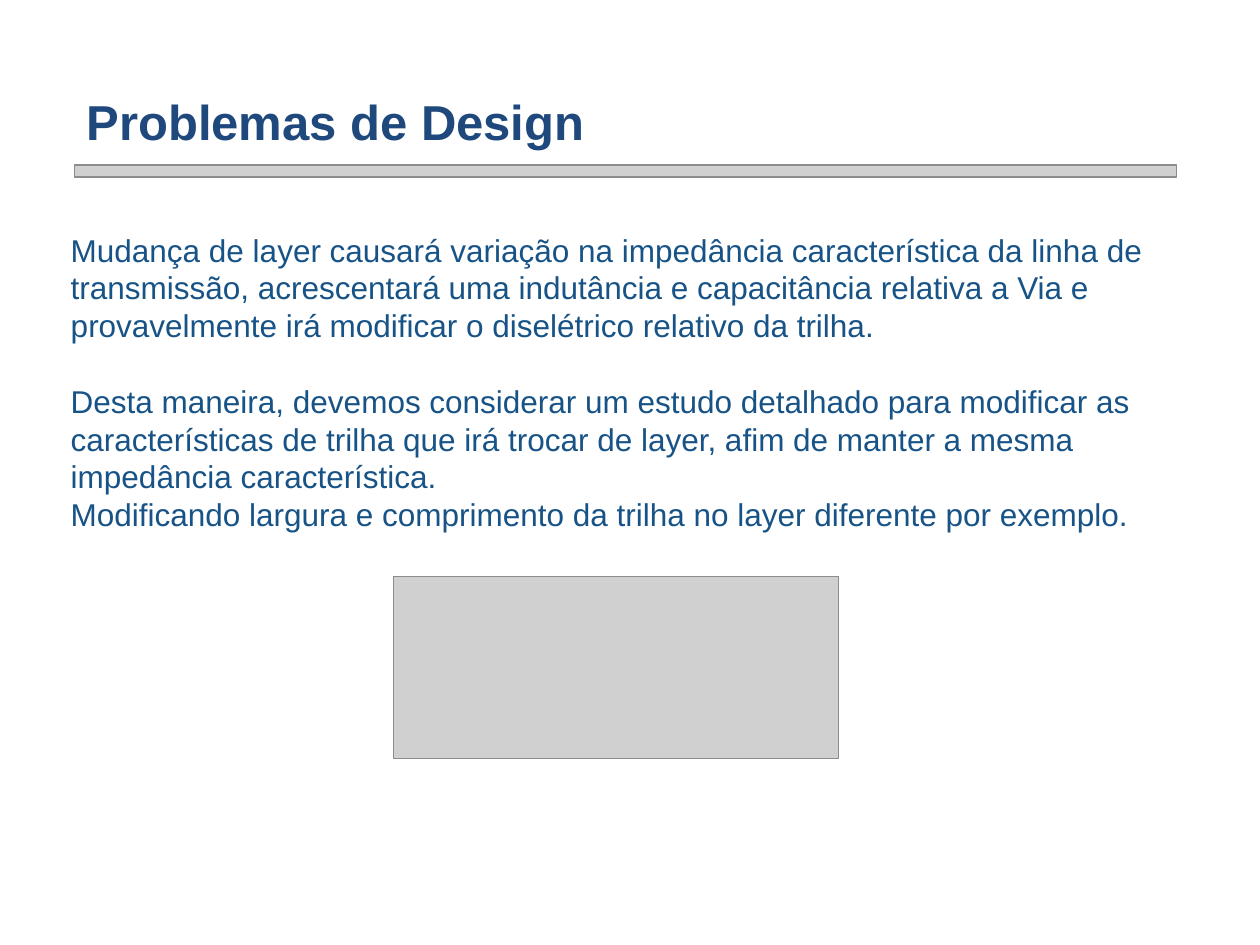
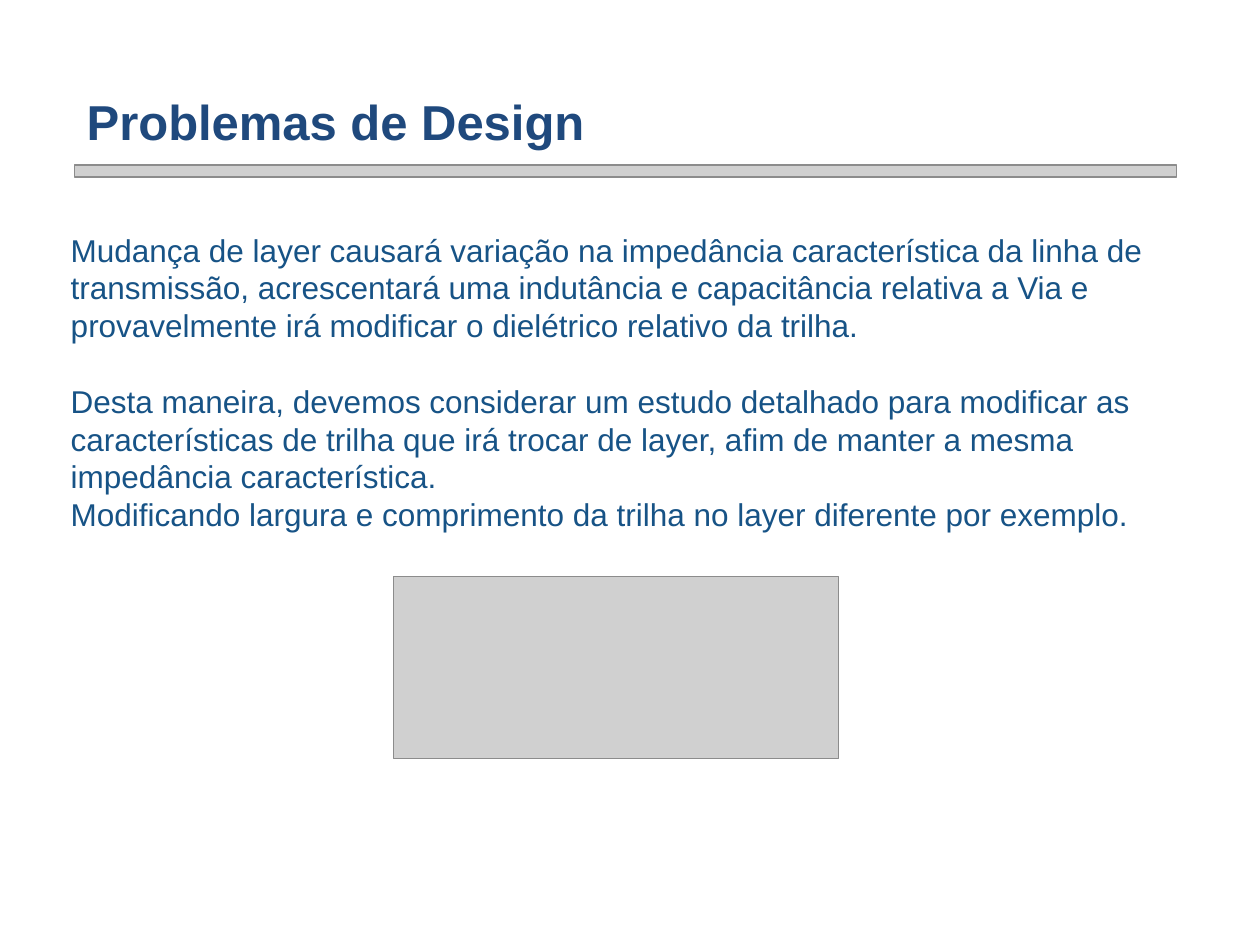
Before and after one commit to smarley2/PSE, a slide deck: slide 19 of Apresentação PSE/Transmission Lines PCB signal Integrity-draft.pptx (slide 16 before the commit). Drawn at 1260x945 pixels with LibreOffice and Linux fonts; fonts in the diff are those of the drawing; grey boxes stand for pictures; background and template pictures are left out. Boxes give left, top, right and bottom in pixels: in the first picture for what was removed or moved away, otherwise in the second. Text is boxed around its words. In the diff, an @@ line names an element or a change of style, - is before the commit and + after.

```diff
--- a/Apresentação PSE/Transmission Lines PCB signal Integrity-draft.pptx
+++ b/Apresentação PSE/Transmission Lines PCB signal Integrity-draft.pptx
@@ text at (x1=71, y1=238, x2=1142, y2=343): text changed @@
-  Mudança de layer causará variação na impedância característica da linha de transmissão, acrescentará uma indutância e capacitância relativa a Via e provavelmente irá modificar o diselétrico relativo da trilha.
+  Mudança de layer causará variação na impedância característica da linha de transmissão, acrescentará uma indutância e capacitância relativa a Via e provavelmente irá modificar o dielétrico relativo da trilha.
```
Also in this commit, not shown: 4 other slides changed, 7 slides added, 13 slides removed.
